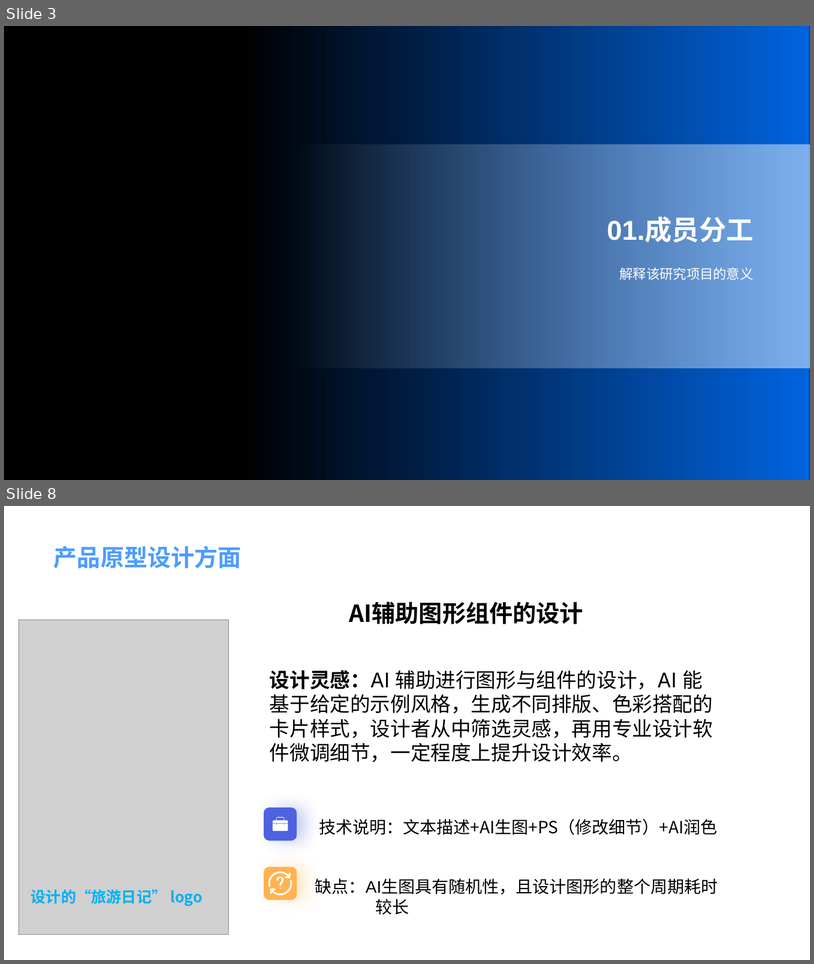
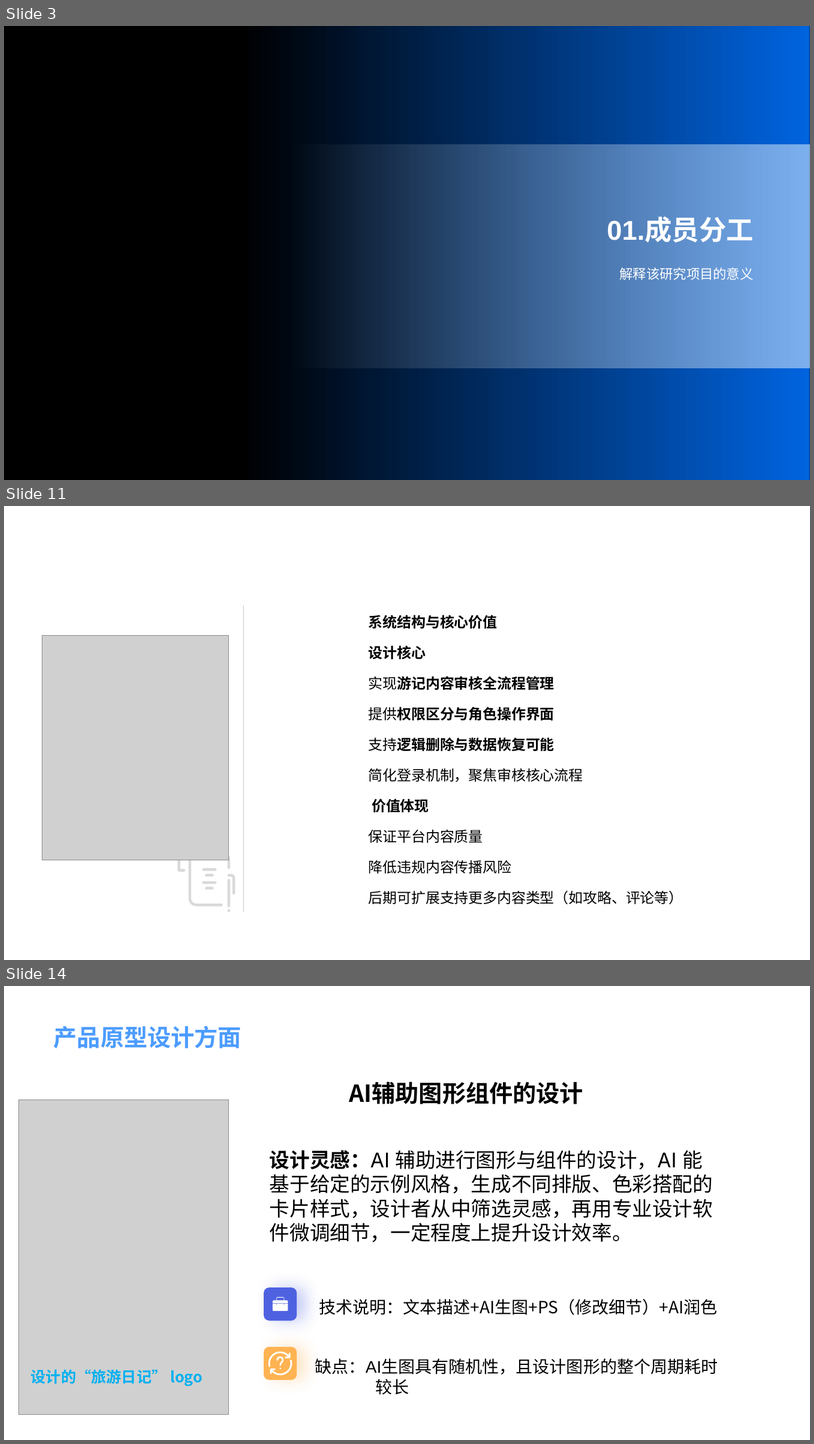
Before and after one commit to lxcxjxhx/hos-app, a slide deck: 项目介绍PPT&MVP/飞码先锋队项目介绍.pptx. Shown one above the other, each under a label of ours: slides 3 and 8 before the commit, slides 3, 11 and 14 after it; the slides between them are not shown. The pictures are 814x964 and 814x1444 pixels, drawn with LibreOffice and Linux fonts; fonts in the diff are those of the drawing; grey boxes stand for pictures; background and template pictures are left out. Boxes give left, top, right and bottom in pixels: in the first picture for what was removed or moved away, otherwise in the second. Text is boxed around its words. In the diff, an @@ line names an element or a change of style, - is before the commit and + after.

```diff
--- a/项目介绍PPT&MVP/飞码先锋队项目介绍.pptx
+++ b/项目介绍PPT&MVP/飞码先锋队项目介绍.pptx
@@ slide 11 added at [4, 506, 810, 960], background picture (left out); not listed: 1 template element that a slide beside it also shows @@
@@ line added from (243, 605) to (243, 912), #000000 0.25 pt @@
@@ text added at [369, 615, 684, 904], 17.1 pt, text #000000 @@
+系统结构与核心价值
+设计核心
+实现游记内容审核全流程管理
+提供权限区分与角色操作界面
+支持逻辑删除与数据恢复可能
+简化登录机制，聚焦审核核心流程
+价值体现
+保证平台内容质量
+降低违规内容传播风险
+后期可扩展支持更多内容类型（如攻略、评论等）
@@ picture added at [42, 636, 229, 860] @@
@@ freeform shape added at [177, 852, 235, 912], fill #000000 at 15% opacity @@
@@ what was slide 8 is now slide 14 @@
```
Also in this commit, not shown: 3 slides changed, 7 other slides added, 2 slides removed.
